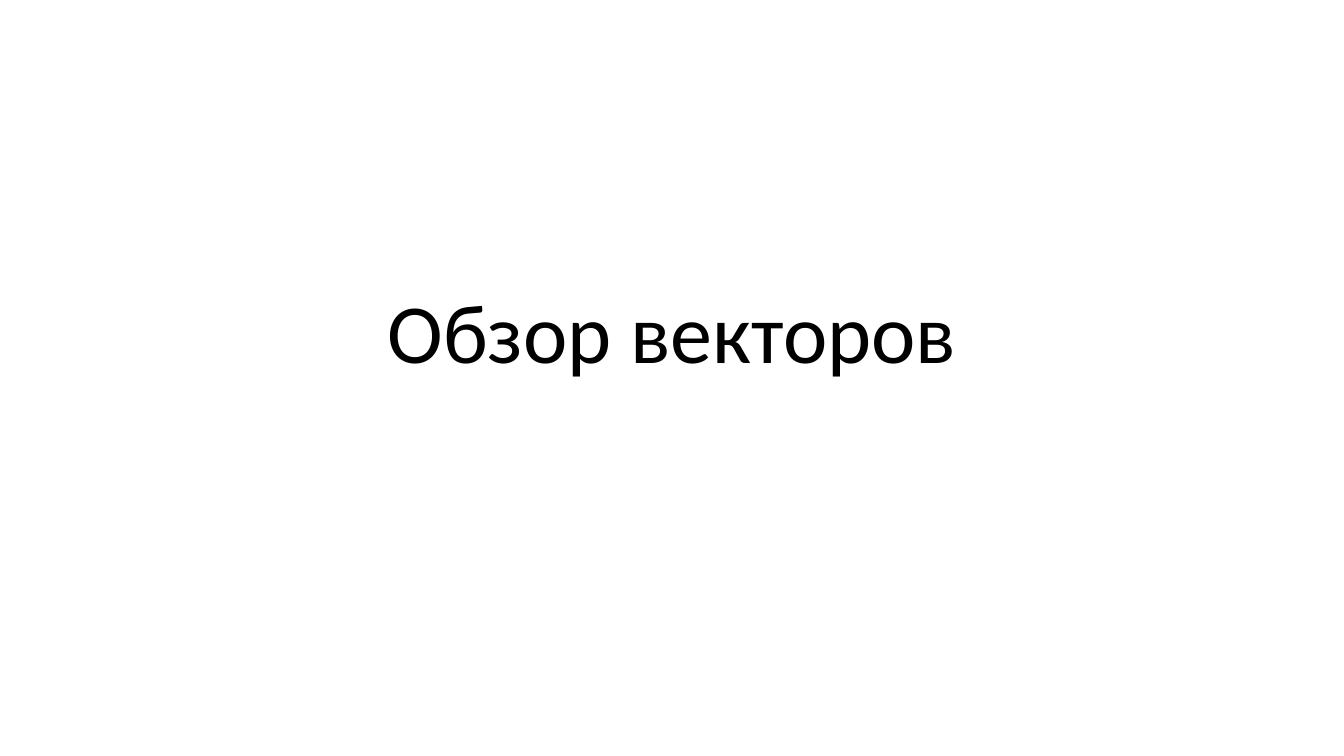
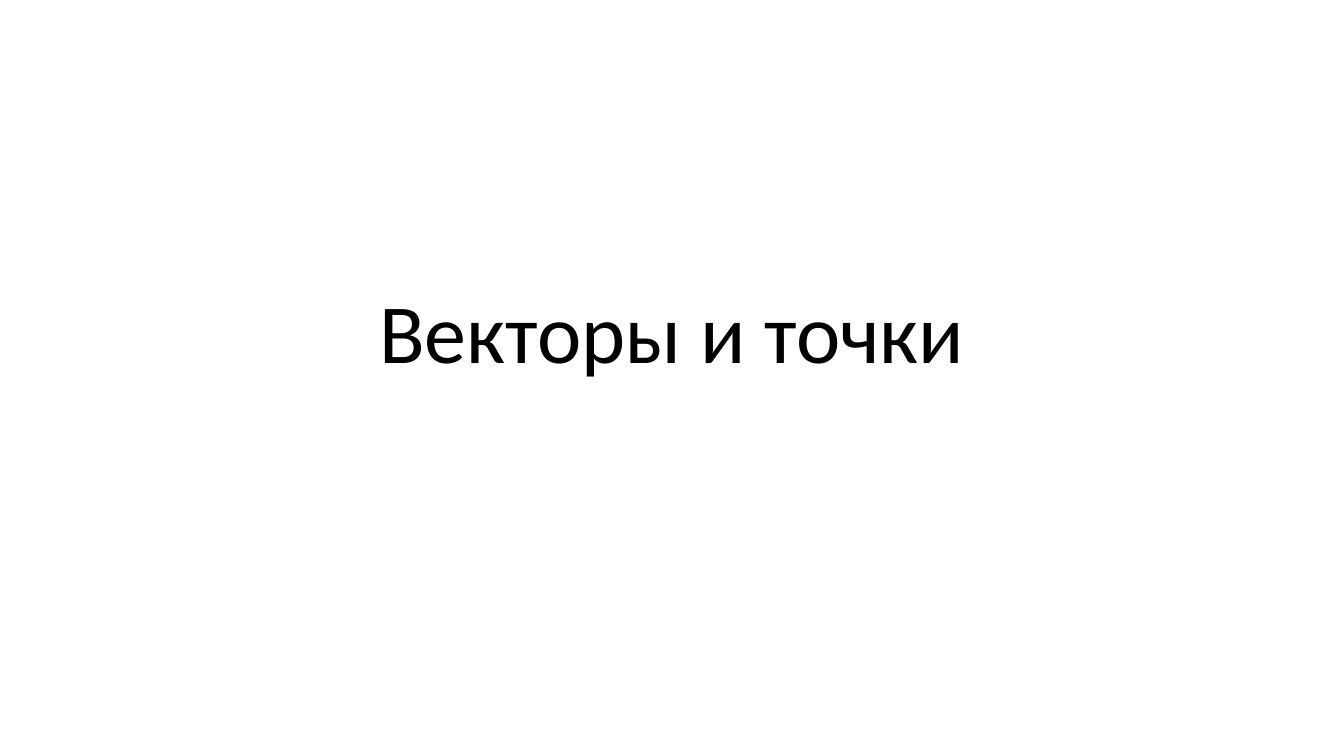
Before and after one commit to alexey-malov/cg-course, a slide deck: slide 13 of lectures/03 - Векторный анализ, трансформации и матрицы.pptx. Drawn at 1344x756 pixels with LibreOffice and Linux fonts; fonts in the diff are those of the drawing. Boxes give left, top, right and bottom in pixels: in the first picture for what was removed or moved away, otherwise in the second. Text is boxed around its words. In the diff, an @@ line names an element or a change of style, - is before the commit and + after.

```diff
--- a/lectures/03 - Векторный анализ, трансформации и матрицы.pptx
+++ b/lectures/03 - Векторный анализ, трансформации и матрицы.pptx
@@ title at (379, 309, 964, 377): text changed @@
-Обзор векторов
+Векторы и точки
```
Also in this commit, not shown: 2 other slides changed.
